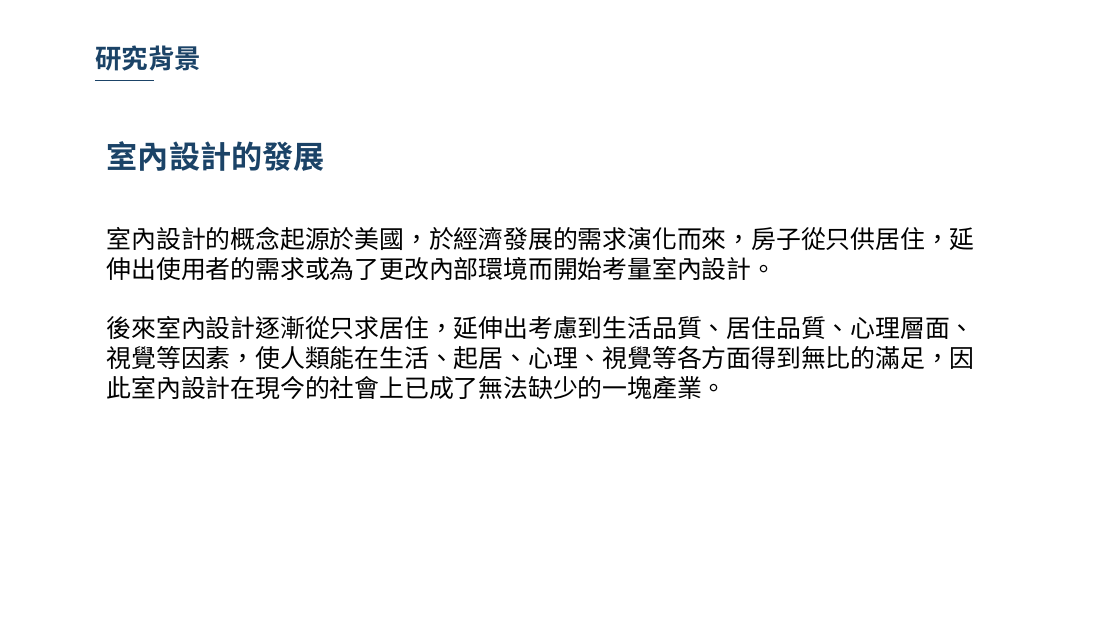
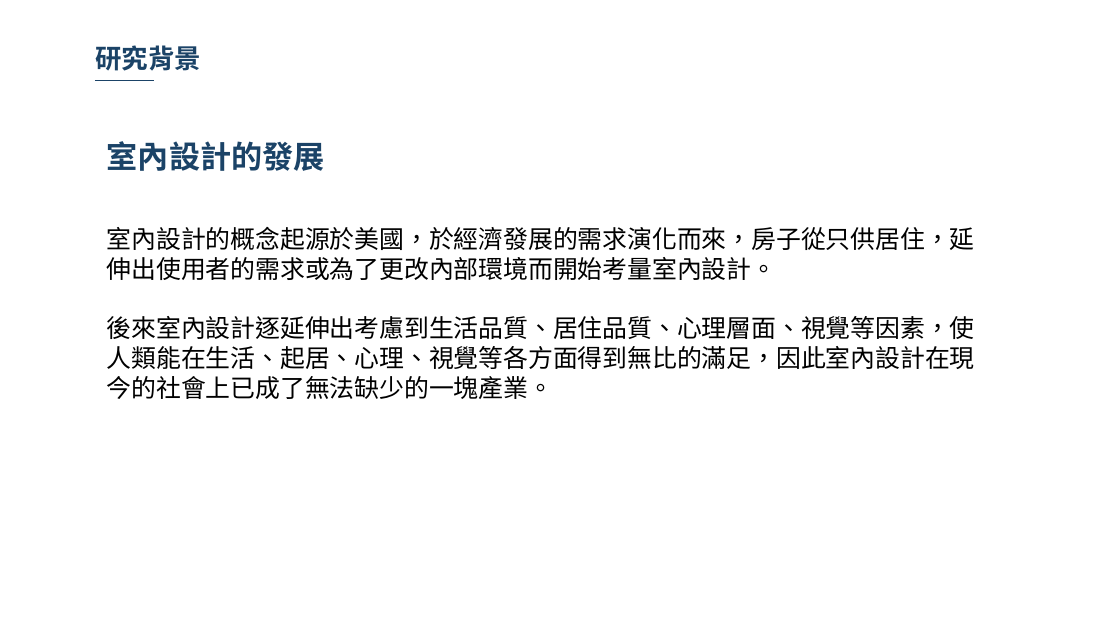
Before and after one commit to 10994015/paper, a slide deck: slide 4 of 論文/論文初審.pptx. Drawn at 1120x630 pixels with LibreOffice and Linux fonts; fonts in the diff are those of the drawing; background and template pictures are left out. Boxes give left, top, right and bottom in pixels: in the first picture for what was removed or moved away, otherwise in the second. Text is boxed around its words. In the diff, an @@ line names an element or a change of style, - is before the commit and + after.

```diff
--- a/論文/論文初審.pptx
+++ b/論文/論文初審.pptx
@@ text at (107,316,975,399): text changed @@
-後來室內設計逐漸從只求居住，延伸出考慮到生活品質、居住品質、心理層面、視覺等因素，使人類能在生活、起居、心理、視覺等各方面得到無比的滿足，因此室內設計在現今的社會上已成了無法缺少的一塊產業。
+後來室內設計逐延伸出考慮到生活品質、居住品質、心理層面、視覺等因素，使人類能在生活、起居、心理、視覺等各方面得到無比的滿足，因此室內設計在現今的社會上已成了無法缺少的一塊產業。
```
Also in this commit, not shown: 18 other slides changed, 3 slides added, 1 slide removed.
